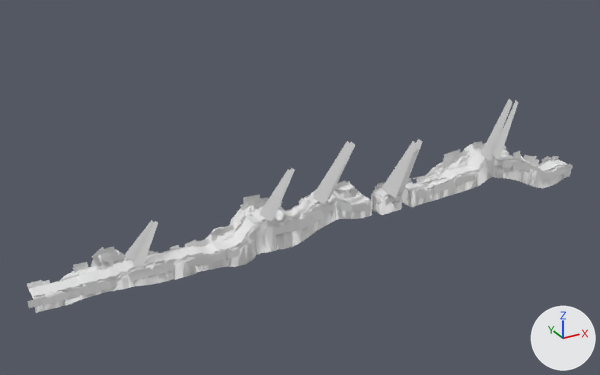
One commit to the FBX model Assets/Arts/Map/Models/Theme_01/Forest_15.fbx: the scene before it, then after it.
One viewpoint serves both versions: a camera (50 mm lens) standing at (-71.0, -480.0, 275.0) and looking at (204.0, 19.0, 25.0). Arrows for +X, +Y and +Z are at lower right; the lights stay in place. Where no turn or scale is listed for an object, it has been applied to the vertices. Vertices at the same position are counted once.

The first picture shows 'Ground_01', 'Light_01', 'Mountain_01', 'Tree_01'.
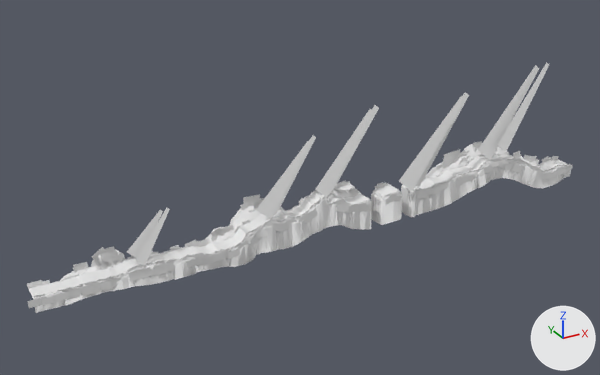
Where the change shows, as pixel boxes [x1, y1, x2, y2] in the pictures (600 x 375 px; the box of a moved part takes in the faces that stretch with it):
'Mountain_01', reshaped: before [33, 143, 571, 313]; after [33, 144, 571, 313]
'Light_01', reshaped (7% wider, 20% taller): before [124, 99, 518, 267]; after [127, 63, 549, 265]
part 1 of me_mesh_002, moved or reshaped: before [249, 227, 260, 241]; after [250, 230, 262, 245]
part 2 of me_mesh_002, moved or reshaped: before [486, 160, 494, 167]; after [492, 161, 499, 167]
part 3 of me_mesh_002, moved or reshaped: before [324, 204, 335, 212]; after [335, 201, 346, 205]
part 4 of me_mesh_002, moved or reshaped: before [268, 220, 279, 226]; after [266, 222, 278, 227]
part 5 of me_mesh_002, moved or reshaped: before [253, 222, 263, 230]; after [254, 228, 263, 236]
part 6 of me_mesh_002, rebuilt: before [340, 203, 353, 212]; after [336, 204, 350, 212]
part 7 of me_mesh_002, deleted: before [61, 150, 555, 280]
part 8 of me_mesh_002, moved or reshaped: before [417, 144, 570, 198]; after [428, 144, 568, 195]
part 9 of me_mesh_002, moved or reshaped: before [103, 195, 357, 278]; after [103, 195, 357, 277]
part 10 of me_mesh_004, moved or reshaped: before [124, 220, 154, 262]; after [127, 210, 163, 258]
part 11 of me_mesh_004, moved or reshaped: before [133, 221, 158, 267]; after [135, 208, 170, 265]
part 12 of me_mesh_004, moved or reshaped: before [259, 99, 518, 222]; after [256, 63, 549, 219]
part 13 of me_mesh, moved or reshaped: [235, 148, 543, 254] in both

Patch to the scene script:
```diff
--- a/Assets/Arts/Map/Models/Theme_01/Forest_15.fbx.py
+++ b/Assets/Arts/Map/Models/Theme_01/Forest_15.fbx.py
@@ me_mesh_004 @@
 # used by ob_light_01; location = (0.0, 0.0, 0.0)
-me_mesh_004.from_pydata(...)  # 100 vertices, 40 faces; spans x 62.0..410.0, y -6.0..19.0, z 1.0..64.0
+me_mesh_004.from_pydata(...)  # 100 vertices, 40 faces; spans x 65.0..441.0, y -6.0..24.0, z 2.0..91.0
+# me_mesh_004 part 10: the loose piece of 10 vertices spanning x 62.0..88.0, y 2.0..16.0, z 5.0..27.0 is scaled about its middle by (1.22, 1, 1.23), then moved by (5.0, 3.0, 3.0)
+# me_mesh_004 part 11: the loose piece of 10 vertices spanning x 66.0..90.0, y -2.0..13.0, z 1.0..27.0 is scaled about its middle by (1.33, 1, 1.26), then moved by (6.0, 3.0, 4.0)
+# me_mesh_004 part 12: 80 of 100 vertices moved; they spanned x 159.0..410.0, y -6.0..19.0, z 11.0..64.0 and now span x 159.0..441.0, y -6.0..24.0, z 13.0..91.0; mean shift (19.0, 4.0, 13.0); largest move (302.0, 9.0, 45.0) -> (347.0, 9.0, 76.0)
 me_mesh_004.materials.append(mat_light_mat_01)
@@ me_mesh @@
 # used by ob_mountain_01; location = (0.0, 0.0, 0.0)
-me_mesh.from_pydata(...)  # 1976 vertices, 2422 faces; spans x 0.0..463.0, y -6.0..29.0, z -14.0..28.0
+me_mesh.from_pydata(...)  # 1934 vertices, 2369 faces; spans x 0.0..463.0, y -6.0..29.0, z -14.0..28.0
+# me_mesh part 13: 182 vertices moved from x 151.0..444.0, y -6.0..22.0, z -10.0..26.0 to x 151.0..447.0, y -6.0..22.0, z -12.0..22.0; 47 vertices removed from x 156.0..379.0, y -3.0..13.0, z 1.0..25.0; 35 vertices added at x 156.0..379.0, y -3.0..13.0, z -4.0..23.0
 me_mesh.materials.append(mat_mountain_mat_04)
@@ me_mesh_002 @@
 # used by ob_tree_01; location = (0.0, 0.0, 0.0)
-me_mesh_002.from_pydata(...)  # 3168 vertices, 792 faces; spans x -4.0..464.0, y -5.0..28.0, z -7.0..31.0
+me_mesh_002.from_pydata(...)  # 2932 vertices, 733 faces; spans x -4.0..464.0, y -6.0..28.0, z -7.0..31.0
+# me_mesh_002 part 1: the loose piece of 4 vertices spanning x 150.0..161.0, y -3.0, z 3.0..14.0 is moved by (1.0, -1.0, -3.0)
+# me_mesh_002 part 2: the loose piece of 4 vertices spanning x 364.0..372.0, y -4.0..-3.0, z 18.0..23.0 is moved by (6.0, 2.0, -3.0)
+# me_mesh_002 part 3: the loose piece of 4 vertices spanning x 212.0..221.0, y -3.0..-2.0, z 11.0..17.0 is moved by (10.0, 0.0, 1.0)
+# me_mesh_002 part 4: the loose piece of 4 vertices spanning x 165.0..174.0, y -3.0..-2.0, z 10.0..16.0 is moved by (-1.0, 0.0, -1.0)
+# me_mesh_002 part 5: the loose piece of 4 vertices spanning x 154.0..163.0, y -3.0..-2.0, z 9.0..16.0 is moved by (0.0, 0.0, -4.0)
+# me_mesh_002 part 6: the loose piece of 4 vertices spanning x 225.0..237.0, y -3.0..-2.0, z 7.0..16.0 is rebuilt with 4 vertices and now spans x 222.0..234.0, y -3.0..-2.0, z 8.0..16.0
+# me_mesh_002 part 7: 84 loose pieces with 336 vertices, spanning x 20.0..462.0, y -5.0..19.0, z -5.0..27.0, are deleted
+# me_mesh_002 part 8: 30 vertices moved within x 317.0..459.0, y -2.0..15.0, z 1.0..27.0; 109 vertices removed from x 307.0..460.0, y -4.0..18.0, z 0.0..30.0; 165 vertices added at x 307.0..449.0, y -6.0..18.0, z -2.0..30.0
+# me_mesh_002 part 9: 14 vertices moved within x 50.0..190.0, y -3.0..13.0, z 0.0..19.0; 55 vertices removed from x 50.0..250.0, y -3.0..15.0, z 0.0..20.0; 99 vertices added at x 49.0..249.0, y -4.0..14.0, z 0.0..20.0
 me_mesh_002.materials.append(mat_tree_mat_01)
```
